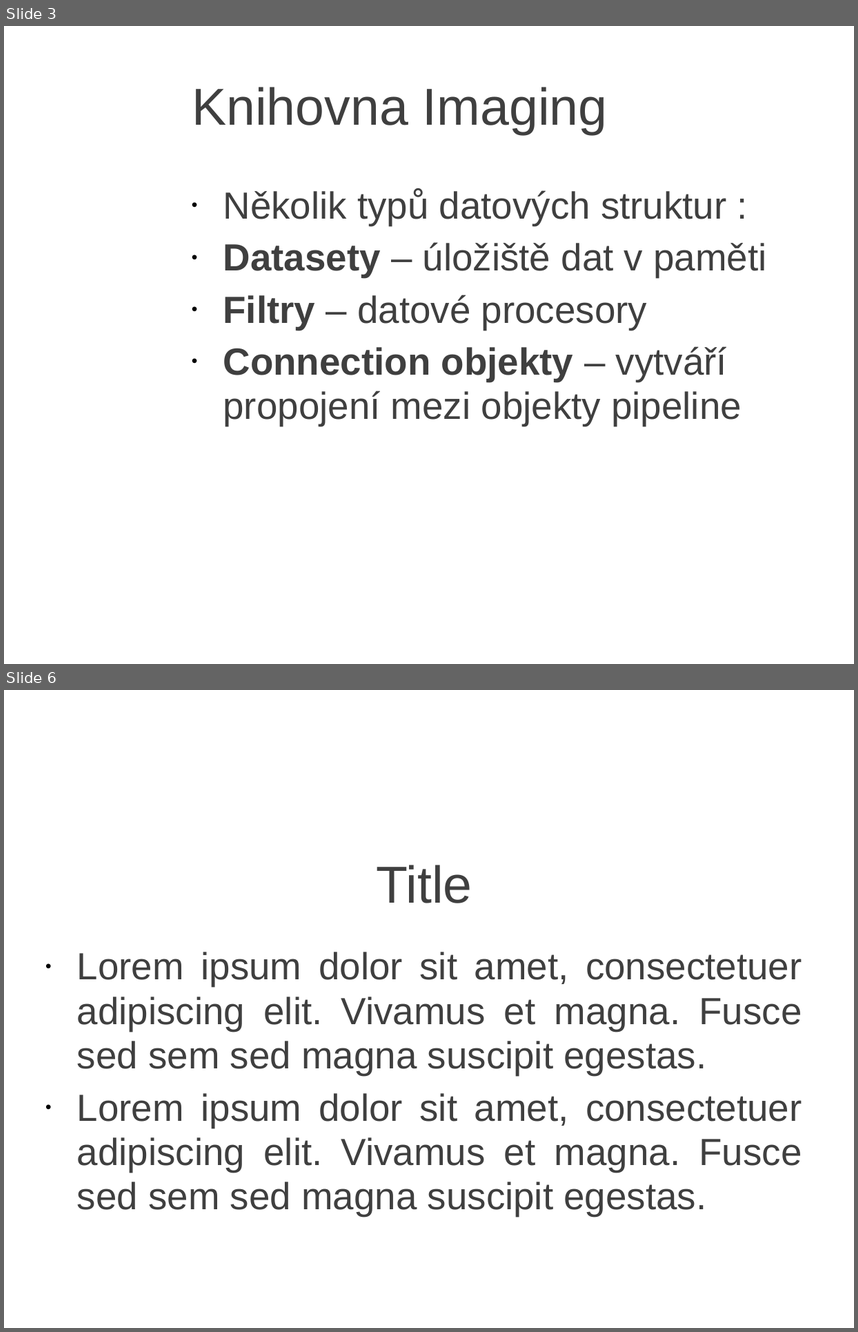
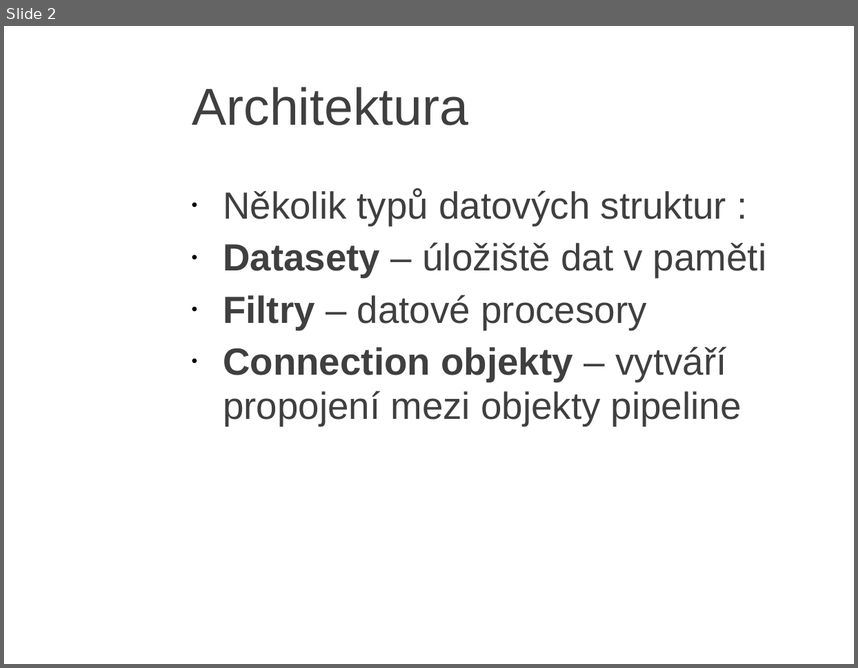
Before and after one commit to JanKolomaznik/MedV4D, a slide deck: doc/Presentation/Imaging.ppt. Shown one above the other, each under a label of ours: slides 3 and 6 before the commit, slide 2 after it; the slides between them are not shown. The pictures are 858x1332 and 858x668 pixels, drawn with LibreOffice and Linux fonts; fonts in the diff are those of the drawing; background and template pictures are left out. Boxes give left, top, right and bottom in pixels: in the first picture for what was removed or moved away, otherwise in the second. Text is boxed around its words. In the diff, an @@ line names an element or a change of style, - is before the commit and + after.

```diff
--- a/doc/Presentation/Imaging.ppt
+++ b/doc/Presentation/Imaging.ppt
@@ slide 6 removed at <box>4,690,854,1328</box>, background picture (left out) @@
@@ title removed at <box>376,865,472,903</box> @@
-Title
@@ text removed at <box>77,952,802,1216</box> @@
-• Lorem ipsum dolor sit amet, consectetuer adipiscing elit. Vivamus et magna. Fusce sed sem sed magna suscipit egestas.
-• Lorem ipsum dolor sit amet, consectetuer adipiscing elit. Vivamus et magna. Fusce sed sem sed magna suscipit egestas.
@@ what was slide 3 is now slide 2 @@
@@ slide 2 changed as well @@
@@ title at <box>192,87,468,125</box>: text changed @@
-Knihovna Imaging
+Architektura
```
Also in this commit, not shown: 1 other slide changed, 5 slides added, 3 other slides removed.
